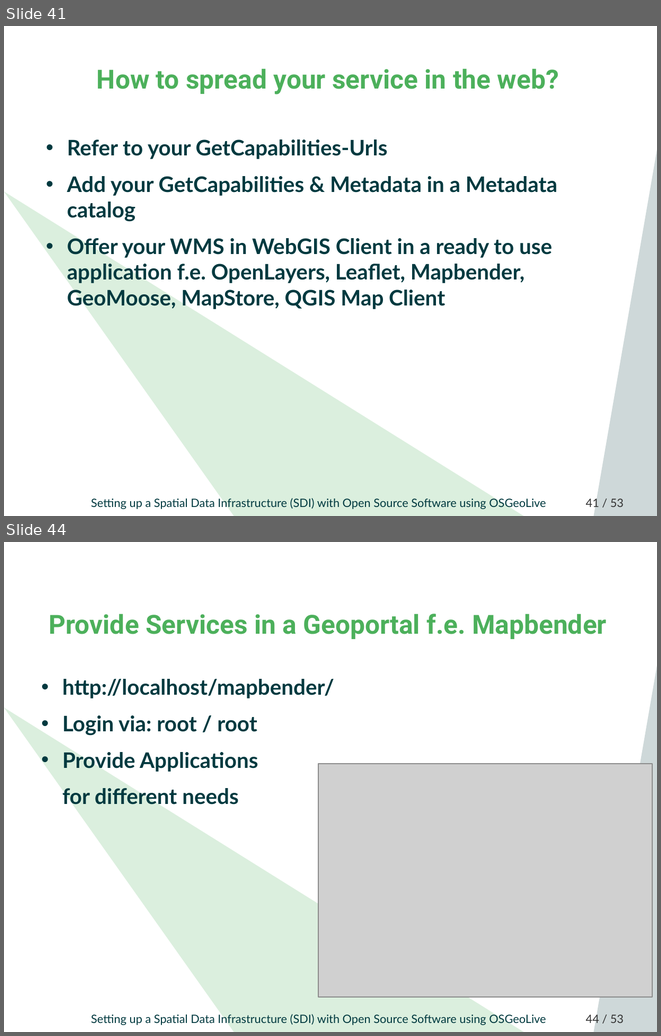
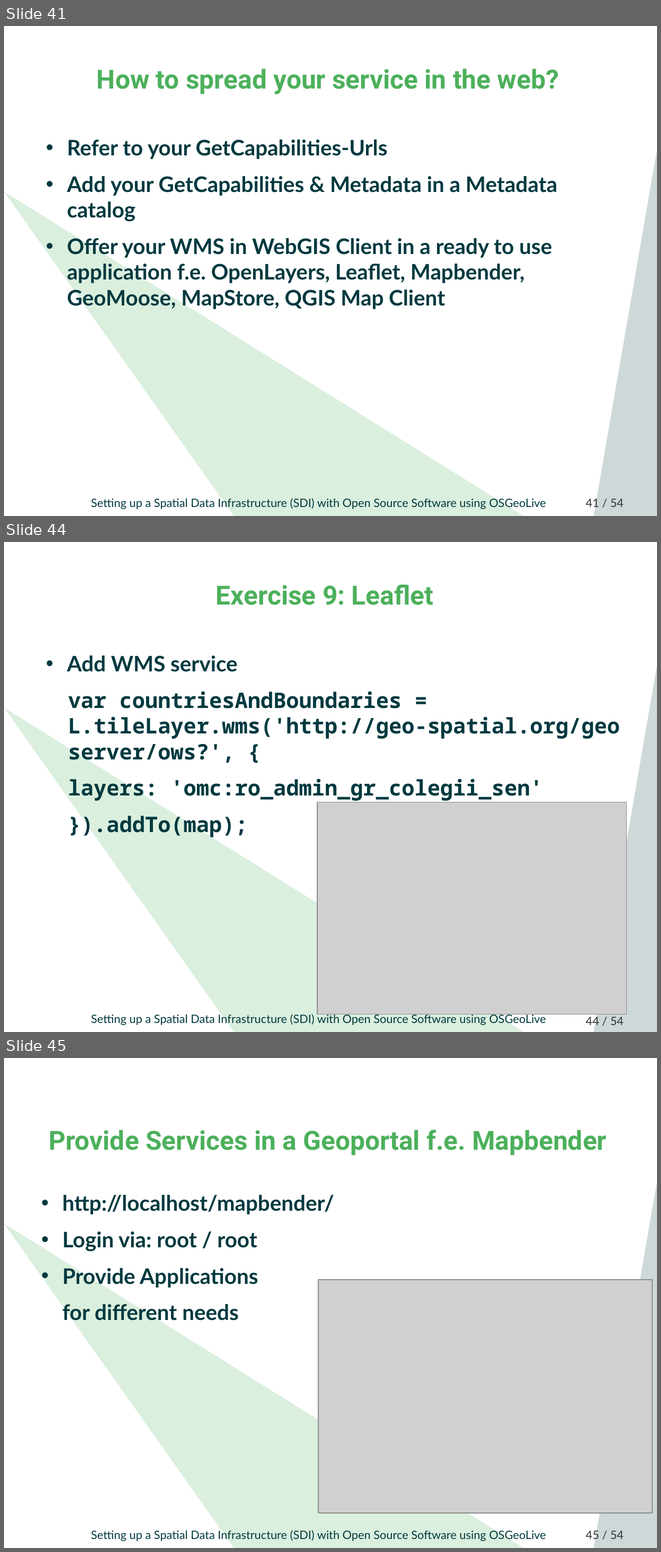
Before and after one commit to astroidex/foss4g-2019-workshop-sdi-with-osgeolive, a slide deck: FOSS4G_2019_SDI_OSGeoLive_Workshop.odp. Shown one above the other, each under a label of ours: slides 41 and 44 before the commit, slides 41, 44 and 45 after it; the slides between them are not shown. The pictures are 661x1036 and 661x1552 pixels, drawn with LibreOffice and Linux fonts; fonts in the diff are those of the drawing; grey boxes stand for pictures; background and template pictures are left out. Boxes give left, top, right and bottom in pixels: in the first picture for what was removed or moved away, otherwise in the second. Text is boxed around its words. In the diff, an @@ line names an element or a change of style, - is before the commit and + after.

```diff
--- a/FOSS4G_2019_SDI_OSGeoLive_Workshop.odp
+++ b/FOSS4G_2019_SDI_OSGeoLive_Workshop.odp
@@ slide 44 added at [4,542,657,1032], background #FFFFFF; not listed: 3 template elements that a slide beside it also shows @@
@@ title added at [216,584,433,605], 32 pt, text #4CB05B, bold @@
+Exercise 9: Leaflet
@@ text added at [67,655,620,837], 26 pt, text #00393F, bold @@
+• Add WMS service
+var countriesAndBoundaries = L.tileLayer.wms('http://geo-spatial.org/geoserver/ows?', {
+layers: 'omc:ro_admin_gr_colegii_sen'
+}).addTo(map);
@@ picture added at [317,802,627,1014] @@
@@ page number added at [586,1015,624,1027], 14 pt, text #333333 @@
+44 / 54
@@ page number at [586,497,624,509]: text changed @@
-41 / 53
+41 / 54
@@ what was slide 44 is now slide 45 @@
@@ page number at [586,1529,624,1541]: text changed @@
-44 / 53
+45 / 54
```
Also in this commit, not shown: 11 slides changed, 1 other slide added, 1 slide removed, 1 other file.
